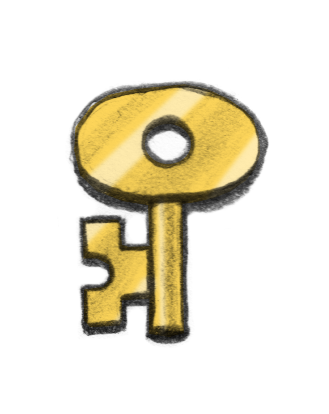
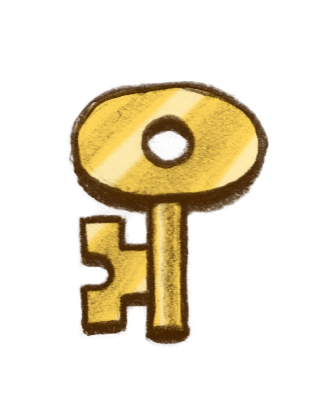
Before/after of a 329 × 414 layered artwork. What changed in the layer stack:
added layer "lines copy" above "lines" over [66, 80, 269, 348]
hid "lines", painted on it over [66, 80, 269, 348]
